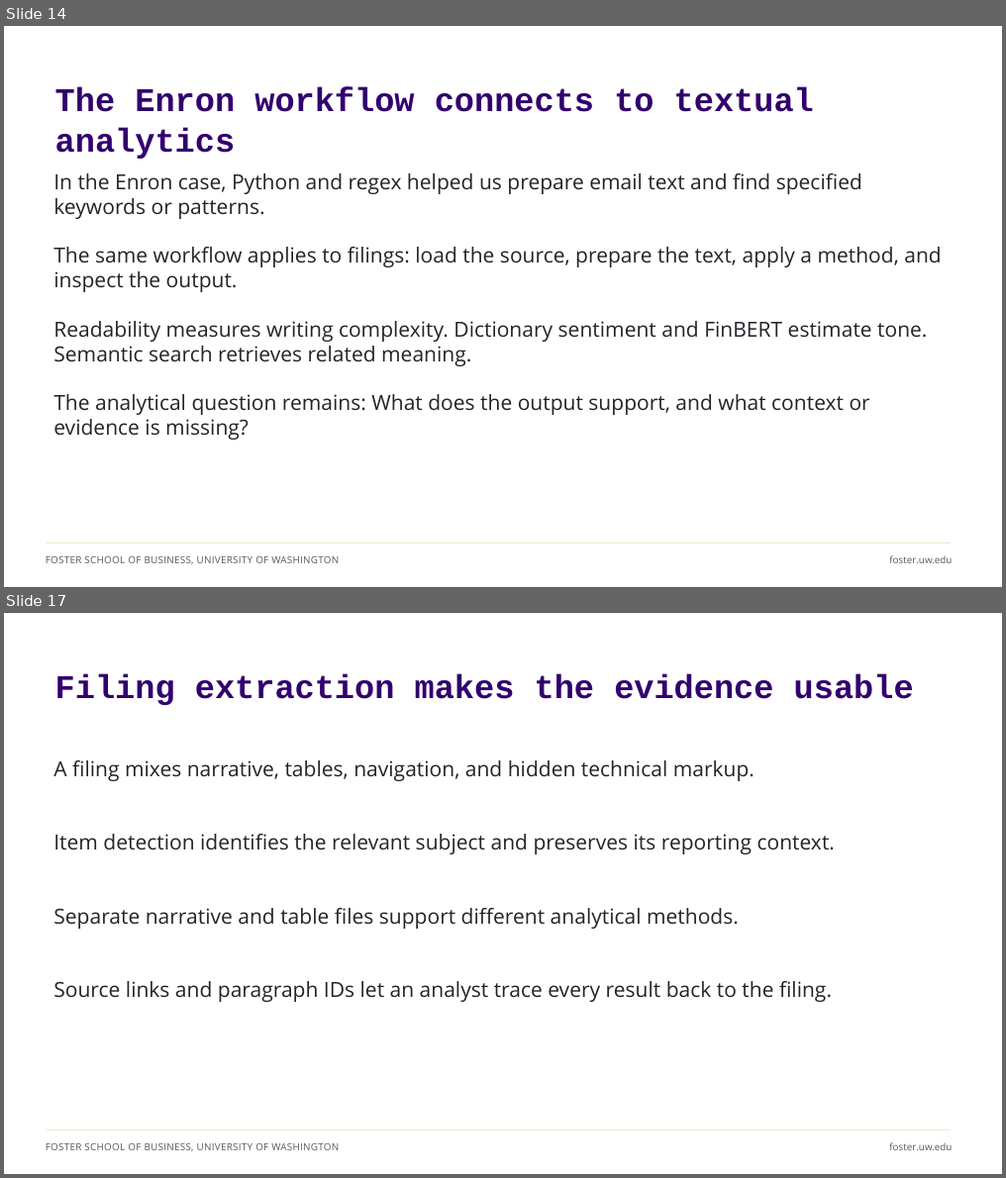
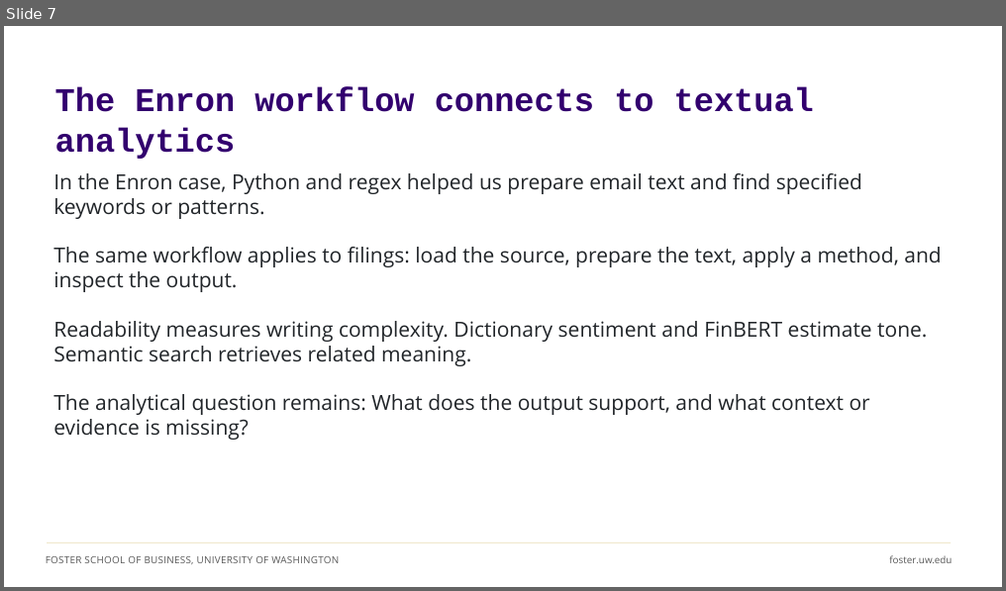
Before and after one commit to ashercurtis/slides.io, a slide deck: ACCTG522/ACCTG522Class08_2026.pptx. Shown one above the other, each under a label of ours: slides 14 and 17 before the commit, slide 7 after it; the slides between them are not shown. The pictures are 1006x1178 and 1006x591 pixels, drawn with LibreOffice and Linux fonts; fonts in the diff are those of the drawing. Boxes give left, top, right and bottom in pixels: in the first picture for what was removed or moved away, otherwise in the second. Text is boxed around its words. In the diff, an @@ line names an element or a change of style, - is before the commit and + after.

```diff
--- a/ACCTG522/ACCTG522Class08_2026.pptx
+++ b/ACCTG522/ACCTG522Class08_2026.pptx
@@ slide 17 removed at box(4, 613, 1002, 1174), background #FFFFFF; not listed: 3 template elements that a slide beside it also shows @@
@@ text removed at box(55, 674, 914, 705) @@
-Filing extraction makes the evidence usable
@@ text removed at box(54, 761, 754, 781) @@
-A filing mixes narrative, tables, navigation, and hidden technical markup.
@@ text removed at box(54, 834, 835, 855) @@
-Item detection identifies the relevant subject and preserves its reporting context.
@@ text removed at box(54, 908, 739, 929) @@
-Separate narrative and table files support different analytical methods.
@@ text removed at box(54, 981, 832, 1002) @@
-Source links and paragraph IDs let an analyst trace every result back to the filing.
@@ what was slide 14 is now slide 7 @@
```
Also in this commit, not shown: 5 slides changed, 8 slides added, 26 other slides removed.
